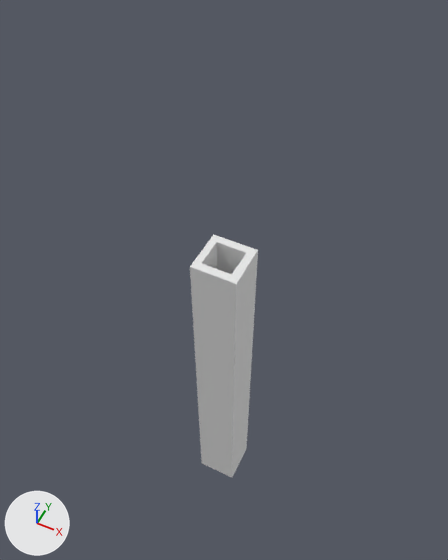
The OBJ model assets/sand_track_bounds.obj as it was, and as the next commit left it.
Before and after are seen from a 50 mm lens placed at (135.0, -281.0, 553.0), pointed at (-34.0, 57.0, 131.0). Arrows for +X, +Y and +Z are at lower left; the lights stay in place. Where no turn or scale is listed for an object, it has been applied to the vertices.

In view in the first picture: 'sand_track_bounds'.
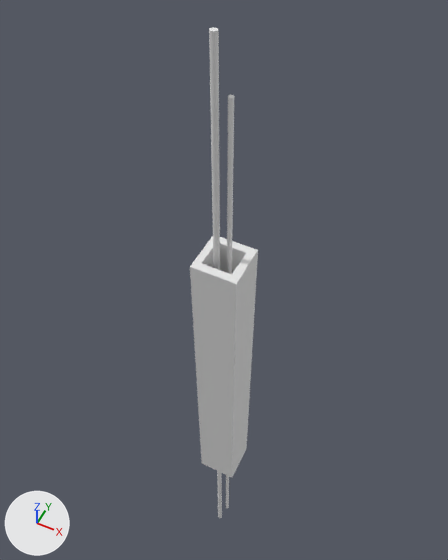
Location of each change, (x1, y1, x2, y2) in pixels of the pictures (448 x 560 px):
'sand_track_bounds', reshaped (102% taller): before (190, 235, 258, 478); after (190, 27, 258, 518)
part 1 of me_sand_track_bounds, added: after (226, 95, 234, 508)
part 2 of me_sand_track_bounds, added: after (209, 27, 222, 518)

The change, as a diff of the scene's bpy script:
```diff
--- a/assets/sand_track_bounds.obj.py
+++ b/assets/sand_track_bounds.obj.py
@@ me_sand_track_bounds @@
 me_sand_track_bounds.from_pydata(...)  # 44 vertices, 44 faces; spans x -21.0..15.0, y -23.0..14.0, z -81.0..231.0
 # used by ob_sand_track_bounds; location = (0.0, 0.0, 0.0)
+# me_sand_track_bounds part 1: a new loose piece, a 32-sided cylinder along z spanning x -1.8..1.8, y -4.2..-0.6, z -221.9..361.5, in mat_none (white #e7e7e7)
+# me_sand_track_bounds part 2: a new loose piece, a 32-sided cylinder along z spanning x -12.0..-7.0, y -6.2..-2.1, z -259.4..398.9, in mat_none (white #e7e7e7)
 me_sand_track_bounds.materials.append(mat_none)
```
